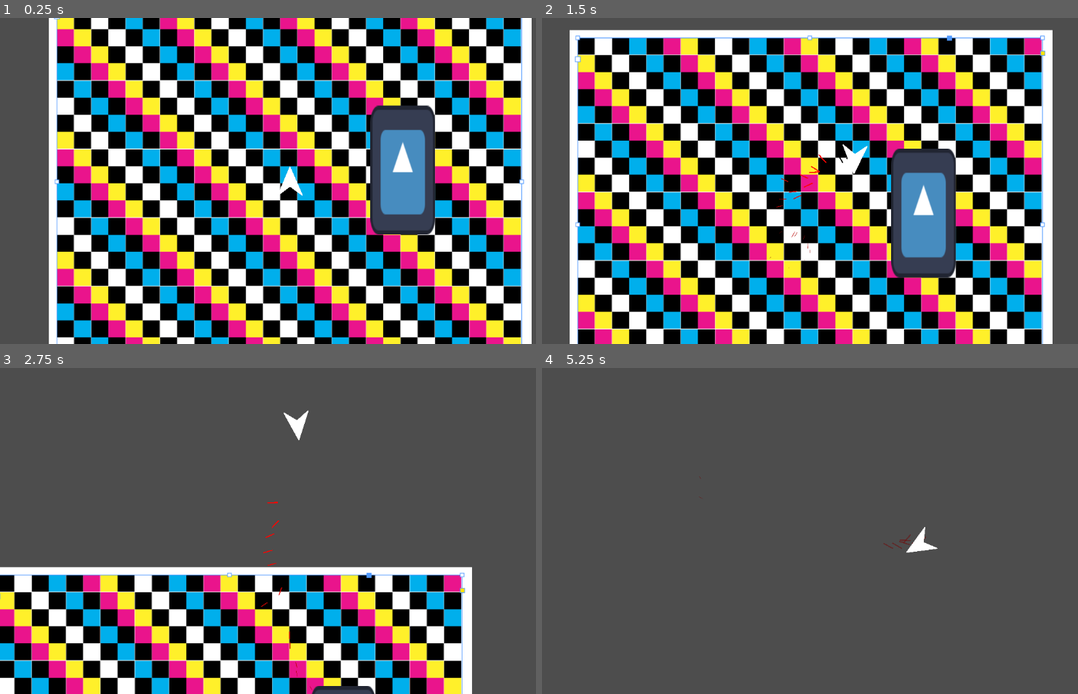
Above: before the commit, frames 1-4 (two rows, left to right).
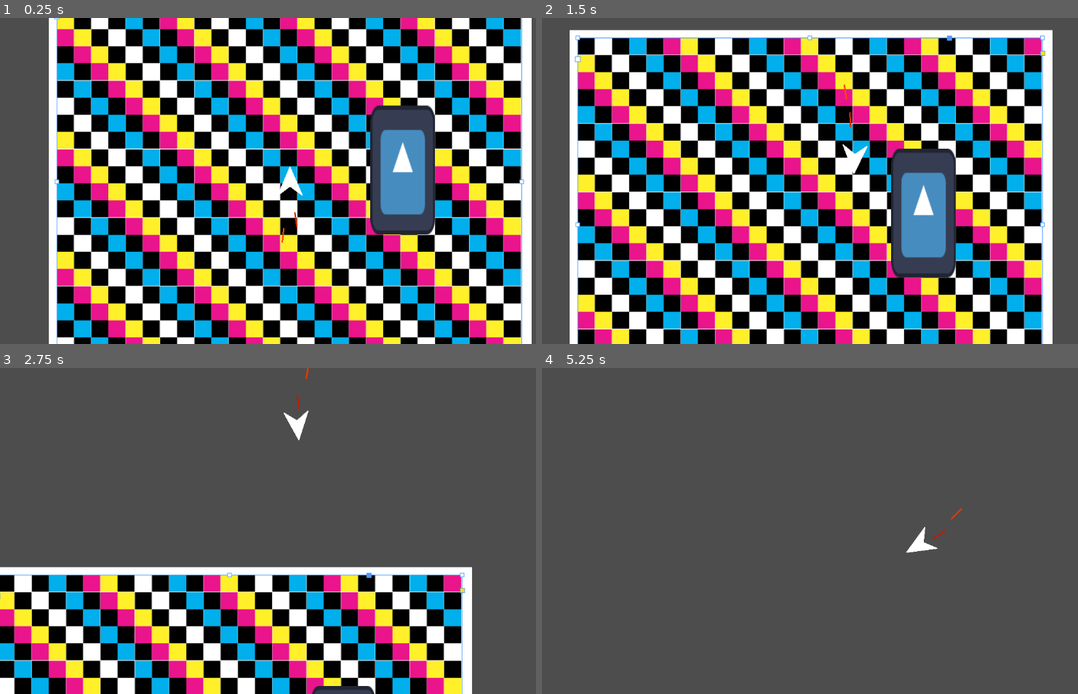
Above: after the commit, the same moments.

Repository: ParadoxArcher/Angle_Advantage
Game: Godot game, scene res://Scenes/GameScene.tscn
The game is run twice, just before and just after one commit, with the same random seed, the same clock (stepped at 60 frames per second) and the same inputs. The engine's default icon, where the game draws it, is replaced by a stand-in: a white triangle on a blue panel in a dark square.
Inputs:
- Up to frame 1 (0.25 s): no input
- Up to frame 2 (1.5 s): hold D (RotateRight) 0.53-1.28 s; hold W (Boost) 0.53-1.28 s; hold S (Back) from 1.28 s (still down); tap W (Boost) at 1.35 s
- Up to frame 3 (2.75 s): release S (Back) at 2.03 s; hold D (RotateRight) from 2.03 s (still down); hold W (Boost) from 2.03 s (still down); tap Space (Dodge) at 2.1 s
- Up to frame 4 (5.25 s): release W (Boost) at 2.78 s; tap W (Boost) at 2.85, 4.55 s; release D (RotateRight) at 3.53 s; hold W (Boost) 3.53-4.28 s; hold A (RotateLeft) 3.53-5.03 s; tap Space (Dodge) at 4.35 s; hold S (Back) from 5.03 s (still down); hold W (Boost) from 5.03 s (still down)

The runs differ from the first frame. In frame 1, less than 0.1% of the frame differs, in the area x 52-56%, y 59-70%; in frame 2, 0.1%, in the area x 42-58%, y 20-80%; in frame 3, 0.1%; in frame 4, less than 0.1%.

Commit message:
vault backup: 2025-01-18 07:35:43

Diff:
--- a/zProject Files/Godot/Scenes/Player.tscn
+++ b/zProject Files/Godot/Scenes/Player.tscn
@@ -7,13 +7,9 @@
 [ext_resource type="Texture2D" uid="uid://bw0kkepdb55nf" path="res://Assets/Yellow Arrow.png" id="5_o2ksf"]
 [ext_resource type="Texture2D" uid="uid://caa4c2i0dp1bm" path="res://Assets/Boost Particle.png" id="6_q13sk"]
 
-[sub_resource type="Curve" id="Curve_hh1wr"]
-_data = [Vector2(0.101124, 1), 0.0, 0.0, 0, 0, Vector2(1, 0), 0.0, 0.0, 0, 0]
-point_count = 2
-
-[sub_resource type="Gradient" id="Gradient_4jwcp"]
-offsets = PackedFloat32Array(0.313333, 0.74)
-colors = PackedColorArray(1, 0.12549, 0, 1, 0.466321, 0.0343717, 0, 0.478431)
+[sub_resource type="Gradient" id="Gradient_dosy6"]
+interpolation_mode = 2
+colors = PackedColorArray(0.729412, 0.207843, 0, 1, 1, 1, 1, 1)
 
 [node name="Player" type="CharacterBody2D"]
 z_index = 10
@@ -49,24 +45,25 @@
 
 [node name="VFX" type="Node" parent="."]
 
-[node name="InitBoostVFX" type="CPUParticles2D" parent="VFX"]
+[node name="InitBoostVFX" type="CPUParticles2D" parent="."]
 z_index = -5
-position = Vector2(0, 20)
-rotation = -1.5708
-emitting = false
-amount = 30
-one_shot = true
+position = Vector2(-50, -0.000181)
+amount = 2
+lifetime = 0.25
+local_coords = true
 draw_order = 1
 texture = ExtResource("6_q13sk")
 emission_shape = 1
-emission_sphere_radius = 10.0
+emission_sphere_radius = 30.0
 particle_flag_align_y = true
 direction = Vector2(-1, 0)
+spread = 15.0
 gravity = Vector2(0, 0)
-initial_velocity_min = 150.0
-initial_velocity_max = 300.0
-scale_amount_min = 0.15
-scale_amount_max = 0.15
-scale_amount_curve = SubResource("Curve_hh1wr")
-color = Color(1, 0.123857, 0, 1)
-color_ramp = SubResource("Gradient_4jwcp")
+initial_velocity_min = 700.0
+initial_velocity_max = 1000.0
+radial_accel_min = 20.0
+radial_accel_max = 20.0
+scale_amount_min = 0.2
+scale_amount_max = 0.2
+color = Color(1, 0.286275, 0, 1)
+color_ramp = SubResource("Gradient_dosy6")
--- a/zProject Files/Godot/Scripts/PlayerScript.gd
+++ b/zProject Files/Godot/Scripts/PlayerScript.gd
@@ -39,7 +39,7 @@
 
 #region
 ## VFX
-@onready var init_boost_vfx = $VFX/InitBoostVFX
+@onready var init_boost_vfx = $InitBoostVFX
 @export var init_boostParticles = 30
 
 #endregion
@@ -73,9 +73,6 @@
 			BoostDecay[0] -= clampf(BoostDecay[1], 0, BoostDecay[0])
 
 		BoostDir = Vector2(cos(rotation), sin(rotation)) * BoostDirAmp
-
-
-	#init_boost_vfx.amount = (1 - BoostDecay[0]) * init_boostParticles # VFX
 	#endregion
 
 	#region Rotation --- Defines rotation acceleration and it's momentum
@@ -154,13 +151,13 @@
 	#endregion
 
 	#region VFX
-	if Input.is_action_just_pressed("Boost"):
+	if Input.is_action_just_pressed("Boost") and not Crashed:
 		init_boost_vfx.emitting = true
 	elif Input.is_action_just_released("Boost"):
 		init_boost_vfx.emitting = false
 
-	init_boost_vfx.position = position + Vector2(cos(rotation), sin(rotation)) * -20
-	init_boost_vfx.rotation = rotation
+	#init_boost_vfx.position = position + Vector2(cos(rotation), sin(rotation)) * -20
+	#init_boost_vfx.rotation = rotation
 
 func crash(CrashTimeScaler):
 	if not CrashImmunity[0]:
Not shown: 1 places in zProject Files/Godot/Scenes/Player.tscn that only renumber resources
Not shown, changed: .obsidian/workspace.json
